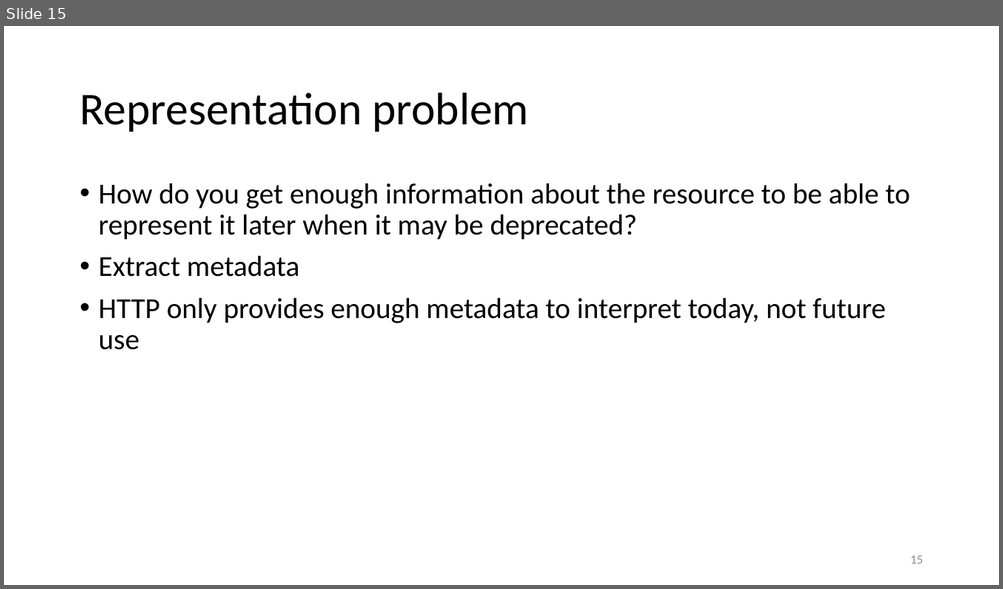
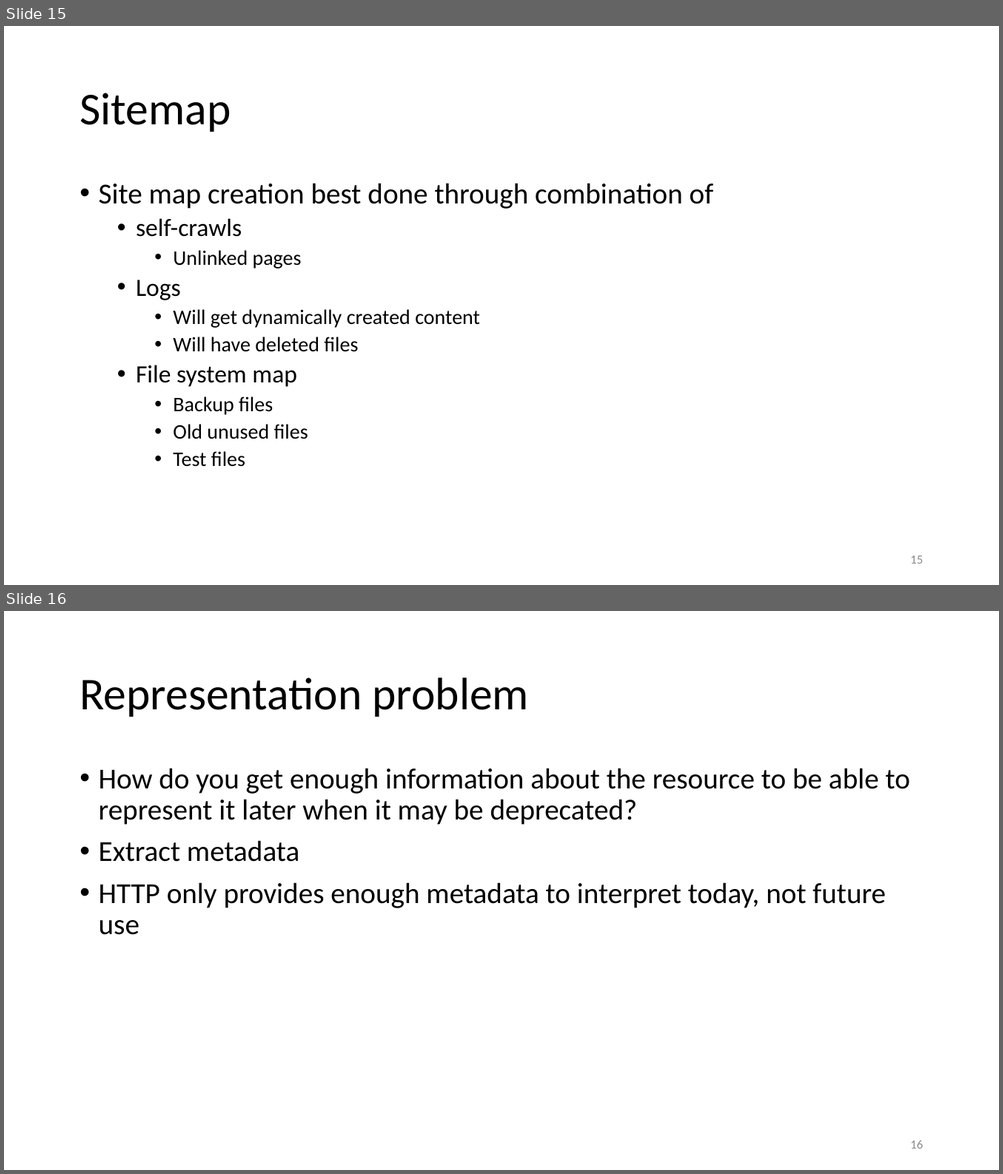
Before and after one commit to Miranda-C-Smith/cs891-f17, a slide deck: INTEGRATING PRESERVATION FUNCTIONS INTO THE WEB SERVER.pptx. Shown one above the other, each under a label of ours: slide 15 before the commit, slides 15 and 16 after it. The pictures are 1003x589 and 1003x1174 pixels, drawn with LibreOffice and Linux fonts; fonts in the diff are those of the drawing. Boxes give left, top, right and bottom in pixels: in the first picture for what was removed or moved away, otherwise in the second. Text is boxed around its words. In the diff, an @@ line names an element or a change of style, - is before the commit and + after.

```diff
--- a/INTEGRATING PRESERVATION FUNCTIONS INTO THE WEB SERVER.pptx
+++ b/INTEGRATING PRESERVATION FUNCTIONS INTO THE WEB SERVER.pptx
@@ slide 15 added at (4, 26, 999, 585), background #FFFFFF @@
@@ title added at (79, 93, 230, 132), 44 pt, text #000000 @@
+Sitemap
@@ text added at (99, 183, 714, 467), 20 pt, text #000000 @@
+• Site map creation best done through combination of
+  • self-crawls
+    • Unlinked pages
+  • Logs
+    • Will get dynamically created content
+    • Will have deleted files
+  • File system map
+    • Backup files
+    • Old unused files
+    • Test files
@@ page number added at (910, 556, 922, 564), 12 pt, text #8C8C8C @@
+15
@@ what was slide 15 is now slide 16 @@
@@ page number at (910, 1141, 922, 1149): text changed @@
-15
+16
```
Also in this commit, not shown: 11 slides changed.
